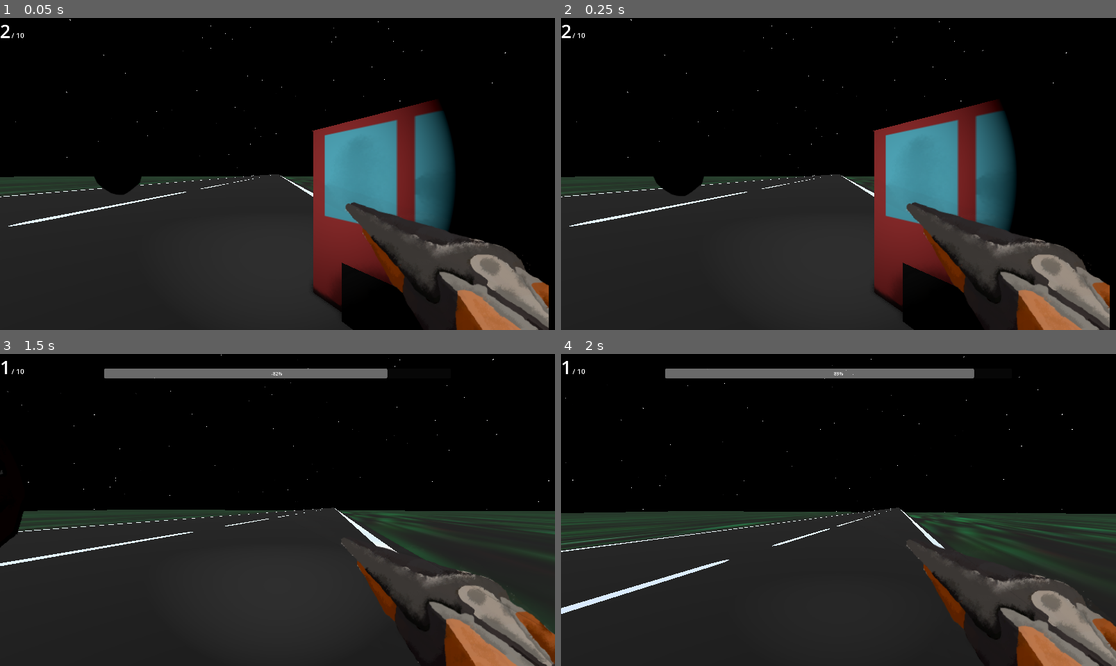
Above: before the commit, frames 1-4 (two rows, left to right).
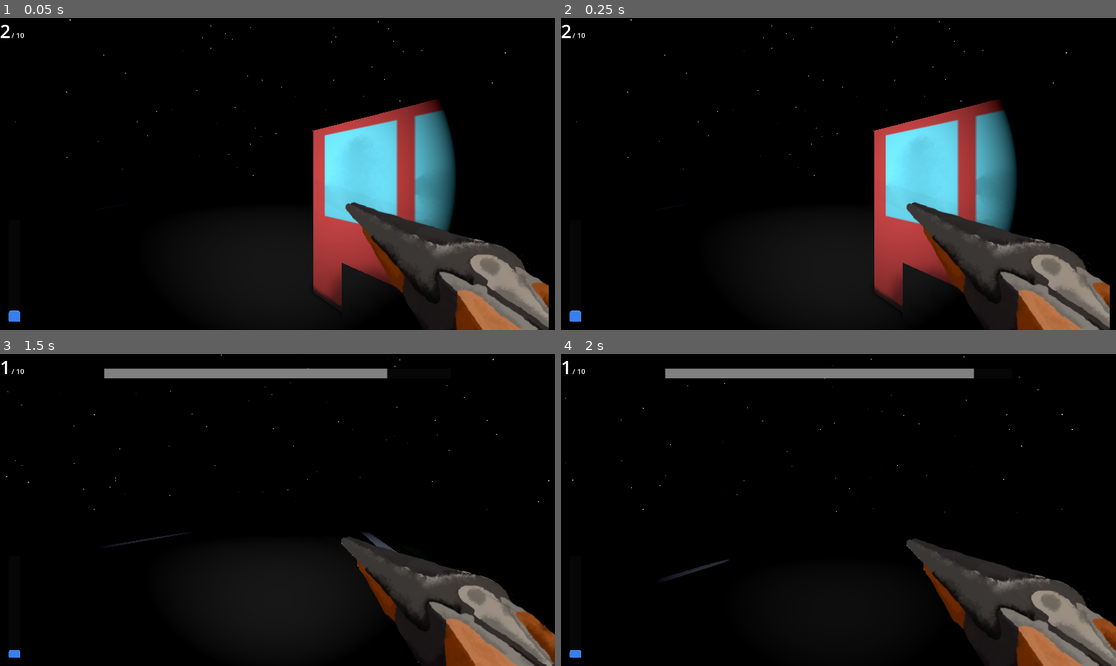
Above: after the commit, the same moments.

Repository: omrekinci/Forest
Game: Godot game, scene res://game.tscn
Same seed, same stepped clock (60 frames per second), same inputs: the game is played once before the commit and once after it.
Inputs (mouse positions are in pixels of both pictures, inside the frame that each line leads up to):
- Up to frame 1 (0.05 s): no input
- Up to frame 2 (0.25 s): no input
- Up to frame 3 (1.5 s): tap Enter (ui_accept) at 0.5, 0.77 s; move the mouse to (305, 510) at 0.52 s; hold Shift 0.53-1.28 s; hold Up (ui_up) from 0.53 s (still down); click (305, 510) at 0.67 s; move the mouse to (249, 510) at 1.27 s; tap Shift at 1.35 s
- Up to frame 4 (2 s): keep holding Up (ui_up); tap Enter (ui_accept) at 1.52 s

The runs differ from the first frame. In frame 1, 35% of the frame differs, in the area x 0-82%, y 26-100%; in frame 2, 35%; in frame 3, 38%; in frame 4, 41%, in the area x 0-100%, y 4-100%.

Commit message:
devlog-2.2

Diff:
--- a/game.tscn
+++ b/game.tscn
@@ -8,6 +8,7 @@
 [ext_resource type="PackedScene" uid="uid://6scybx10k4ub" path="res://monster/monster.tscn" id="3_feb5d"]
 [ext_resource type="PackedScene" uid="uid://bt0mwgs6xi2bj" path="res://car/car.tscn" id="5_7jktm"]
 [ext_resource type="PackedScene" uid="uid://c56qtakwi12b3" path="res://ammo/ammobox.tscn" id="8_j5wjh"]
+[ext_resource type="PackedScene" uid="uid://hcgqxdgussb5" path="res://redbull/redbull.tscn" id="9_vef74"]
 
 [sub_resource type="ShaderMaterial" id="ShaderMaterial_vef74"]
 shader = ExtResource("1_eow3j")
@@ -47,6 +48,7 @@
 
 [node name="DirectionalLight3D" type="DirectionalLight3D" parent="." unique_id=1503581476]
 transform = Transform3D(-0.8660254, -0.50000006, -2.1855696e-08, 0, -4.371139e-08, 1, -0.50000006, 0.8660254, 3.7855173e-08, 0, 0, 0)
+visible = false
 shadow_enabled = true
 
 [node name="WorldEnvironment" type="WorldEnvironment" parent="." unique_id=913211522]
@@ -104,8 +106,9 @@
 metadata/_edit_use_anchors_ = true
 
 [node name="Monster" parent="." unique_id=1321825330 node_paths=PackedStringArray("player") instance=ExtResource("3_feb5d")]
-transform = Transform3D(1, 0, 0, 0, 1, 0, 0, 0, 1, -1.8681908, 2.1132798, -18.819395)
+transform = Transform3D(1, 0, 0, 0, 1, 0, 0, 0, 1, -1.8681908, 2.1132798, 14.2337265)
 player = NodePath("../Player")
+initial_move_speed = 8.0
 
 [node name="Car" parent="." unique_id=265846686 instance=ExtResource("5_7jktm")]
 transform = Transform3D(-0.55258024, 0, 0.8334596, 0, 0.77396923, 0, -0.8334596, 0, -0.55258024, 11.235566, 0.7747457, -6.46274)
@@ -121,3 +124,12 @@
 
 [node name="Ammobox3" parent="." unique_id=1768830038 instance=ExtResource("8_j5wjh")]
 transform = Transform3D(0.25, 0, 0, 0, 0.25, 0, 0, 0, 0.25, 2.6323485, 0.60492265, 0.65894246)
+
+[node name="Redbull" parent="." unique_id=1609057062 instance=ExtResource("9_vef74")]
+transform = Transform3D(0.2, 0, 0, 0, 0.2, 0, 0, 0, 0.2, 0.18702698, 0.49542266, -0.46195364)
+
+[node name="Redbull2" parent="." unique_id=1139568685 instance=ExtResource("9_vef74")]
+transform = Transform3D(0.2, 0, 0, 0, 0.2, 0, 0, 0, 0.2, -2.2020192, 0.49542266, 0.8637719)
+
+[node name="Redbull3" parent="." unique_id=530914515 instance=ExtResource("9_vef74")]
+transform = Transform3D(0.2, 0, 0, 0, 0.2, 0, 0, 0, 0.2, -4.478414, 0.49542266, 1.5108919)
--- a/numbers.gd
+++ b/numbers.gd
@@ -2,3 +2,4 @@
 
 var bullets = 2
 var ammo = 10
+var energy = 10
--- a/player/camera.gd
+++ b/player/camera.gd
@@ -1,6 +1,10 @@
 extends Camera3D
 
 @onready var gunlight = $gunlight
+@onready var gun = $Gun
+@onready var flashlight = $Flashlight
+
+var gunorflashlight = 1
 func _ready() -> void:
 	gunlight.hide()
 
@@ -8,6 +12,7 @@
 	if event is InputEventMouseButton and event.button_index == MOUSE_BUTTON_LEFT and event.pressed:
 		if Numbers.bullets > 0:
 			gunlightflash()
+
 func gunlightflash() -> void:
 	gunlight.show()
 	await get_tree().create_timer(0.05).timeout
--- a/player/canvas_layer.gd
+++ b/player/canvas_layer.gd
@@ -2,11 +2,18 @@
 
 @onready var bullet_amount = $bullets
 @onready var ammo = $ammo
+@onready var energybar = $EnergyBar
+@onready var staminabar = $StaminaBar
 
 func _ready() -> void:
-	pass
+	energybar.visible = true
+
 
 
 func _process(delta: float) -> void:
 	bullet_amount.text = str(Numbers.bullets)
 	ammo.text = " / " + str(Numbers.ammo)
+	energybar.value = Numbers.energy
+
+	if Numbers.energy == 0:
+		staminabar.hide()
--- a/player/player.gd
+++ b/player/player.gd
@@ -39,6 +39,7 @@
 			Input.mouse_mode = Input.MOUSE_MODE_CAPTURED
 
 func _physics_process(delta: float) -> void:
+	Numbers.energy -= 0.005
 	if not is_on_floor():
 		velocity += get_gravity() * delta
 
@@ -60,9 +61,11 @@
 
 	var is_sprinting = false
 	if Input.is_key_pressed(KEY_SHIFT) and is_moving and not has_stamina:
-		is_sprinting = true
+		if Numbers.energy > 0:
+			is_sprinting = true
 
 	if is_sprinting:
+		Numbers.energy -= 0.05
 		stamina = max(0.0, stamina - stamina_drain_speed * delta)
 		if stamina <= 0.0:
 			has_stamina = true
--- a/player/player.tscn
+++ b/player/player.tscn
@@ -8,6 +8,26 @@
 [ext_resource type="Script" uid="uid://bvmgdyhjrxci7" path="res://player/camera.gd" id="4_rgyib"]
 [ext_resource type="Script" uid="uid://de5i67mji82up" path="res://player/gun.gd" id="4_yw30f"]
 [ext_resource type="Script" uid="uid://cd4nnavbas7lh" path="res://player/canvas_layer.gd" id="7_boad6"]
+
+[sub_resource type="StyleBoxFlat" id="StyleBoxFlat_hg6s5"]
+bg_color = Color(0.2816111, 0.590644, 0.9515695, 1)
+border_width_left = 2
+border_width_top = 2
+border_width_right = 2
+border_color = Color(0.61470956, 0.78303564, 0.989052, 1)
+border_blend = true
+corner_radius_top_left = 8
+corner_radius_top_right = 8
+shadow_size = 5
+
+[sub_resource type="StyleBoxFlat" id="StyleBoxFlat_8t03j"]
+bg_color = Color(0.50376844, 0.5037685, 0.5037683, 1)
+border_width_left = 2
+border_width_top = 2
+border_width_right = 2
+border_width_bottom = 2
+border_color = Color(0.20942879, 0.2094289, 0.2094287, 1)
+border_blend = true
 
 [sub_resource type="CapsuleMesh" id="CapsuleMesh_7taos"]
 
@@ -22,6 +42,18 @@
 [node name="CanvasLayer" type="CanvasLayer" parent="." unique_id=793281831]
 script = ExtResource("7_boad6")
 
+[node name="EnergyBar" type="ProgressBar" parent="CanvasLayer" unique_id=117775868]
+modulate = Color(0.76508856, 0.8450222, 0.97944957, 1)
+offset_left = 30.0
+offset_top = 700.0
+offset_right = 70.0
+offset_bottom = 1050.0
+theme_override_colors/font_color = Color(0.9490196, 0.9490196, 0.9490196, 1)
+theme_override_styles/fill = SubResource("StyleBoxFlat_hg6s5")
+rounded = true
+fill_mode = 3
+show_percentage = false
+
 [node name="StaminaBar" type="ProgressBar" parent="CanvasLayer" unique_id=88801866]
 anchors_preset = 5
 anchor_left = 0.5
@@ -31,6 +63,8 @@
 offset_right = 600.0
 offset_bottom = 85.0
 grow_horizontal = 2
+theme_override_styles/fill = SubResource("StyleBoxFlat_8t03j")
+show_percentage = false
 metadata/_edit_use_anchors_ = true
 
 [node name="bullets" type="Label" parent="CanvasLayer" unique_id=2074635545]
@@ -86,8 +120,8 @@
 
 [node name="Flashlight" type="SpotLight3D" parent="Neck/Camera" unique_id=1389959601]
 transform = Transform3D(1, 0, 0, 0, 1, 0, 0, 0, 1, 0, -0.03184843, -0.16850567)
-light_energy = 2.0
-spot_range = 11.0
+light_energy = 5.0
+spot_range = 15.0
 
 [connection signal="area_entered" from="Body/BodyArea" to="Body/BodyArea" method="_on_area_entered"]
 [connection signal="area_entered" from="Neck/Camera/gunarea" to="Neck/Camera/gunarea" method="_on_area_entered"]
--- a/project.godot
+++ b/project.godot
@@ -23,7 +23,7 @@
 
 window/size/viewport_width=1920
 window/size/viewport_height=1080
-window/size/mode=2
+window/size/mode=3
 
 [editor_plugins]
 
--- /dev/null
+++ b/redbull/redbull.tscn
@@ -0,0 +1,23 @@
+[gd_scene format=3 uid="uid://hcgqxdgussb5"]
+
+[ext_resource type="Texture2D" uid="uid://diju3umv4lskc" path="res://redbull/redbull.png" id="1_51w1s"]
+[ext_resource type="Script" uid="uid://bkrpq2dfrwus0" path="res://redbull/redbull_area.gd" id="2_jokxo"]
+
+[sub_resource type="SphereShape3D" id="SphereShape3D_2a8ig"]
+radius = 1.2163229
+
+[node name="Redbull" type="CharacterBody3D" unique_id=1609057062]
+transform = Transform3D(0.2, 0, 0, 0, 0.2, 0, 0, 0, 0.2, 0, 0, 0)
+
+[node name="RedbullSprite" type="Sprite3D" parent="." unique_id=1615795299]
+billboard = 1
+shaded = true
+texture = ExtResource("1_51w1s")
+
+[node name="RedbullArea" type="Area3D" parent="RedbullSprite" unique_id=1878031515]
+script = ExtResource("2_jokxo")
+
+[node name="RedbullCollision" type="CollisionShape3D" parent="RedbullSprite/RedbullArea" unique_id=2027949481]
+shape = SubResource("SphereShape3D_2a8ig")
+
+[connection signal="area_entered" from="RedbullSprite/RedbullArea" to="RedbullSprite/RedbullArea" method="_on_area_entered"]
--- /dev/null
+++ b/redbull/redbull_area.gd
@@ -0,0 +1,12 @@
+extends Area3D
+
+func _ready() -> void:
+	pass
+
+func _process(delta: float) -> void:
+	pass
+
+func _on_area_entered(area: Area3D) -> void:
+	if area.name == "BodyArea":
+		Numbers.energy += 25
+		owner.queue_free()
Binary file added: redbull/redbull.png
Not shown, added: redbull/redbull.png.import
Not shown, added: redbull/redbull_area.gd.uid
